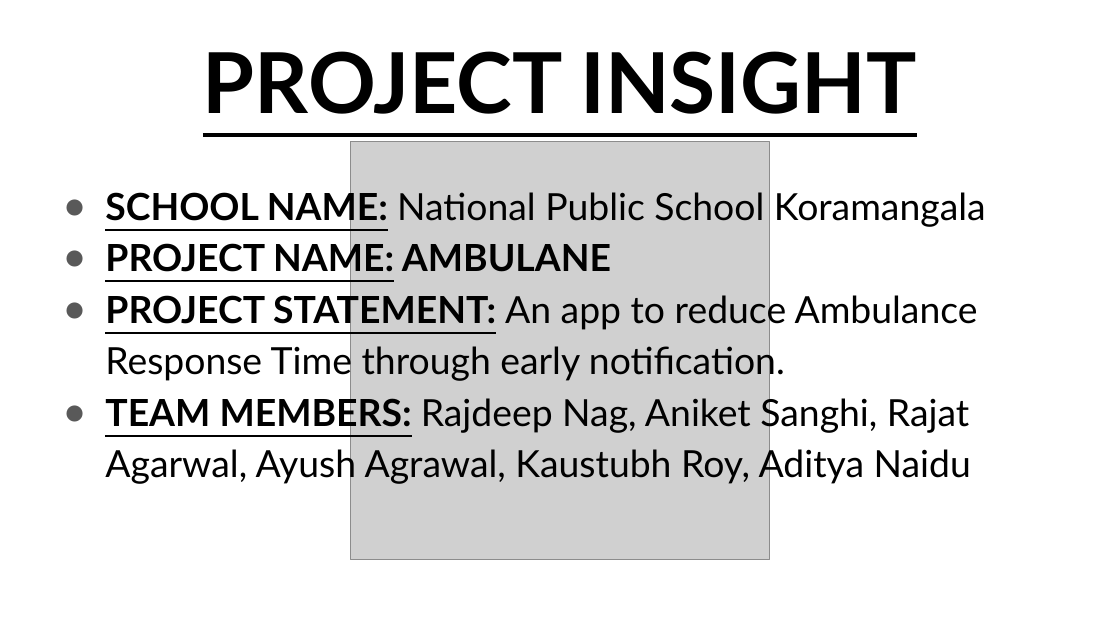
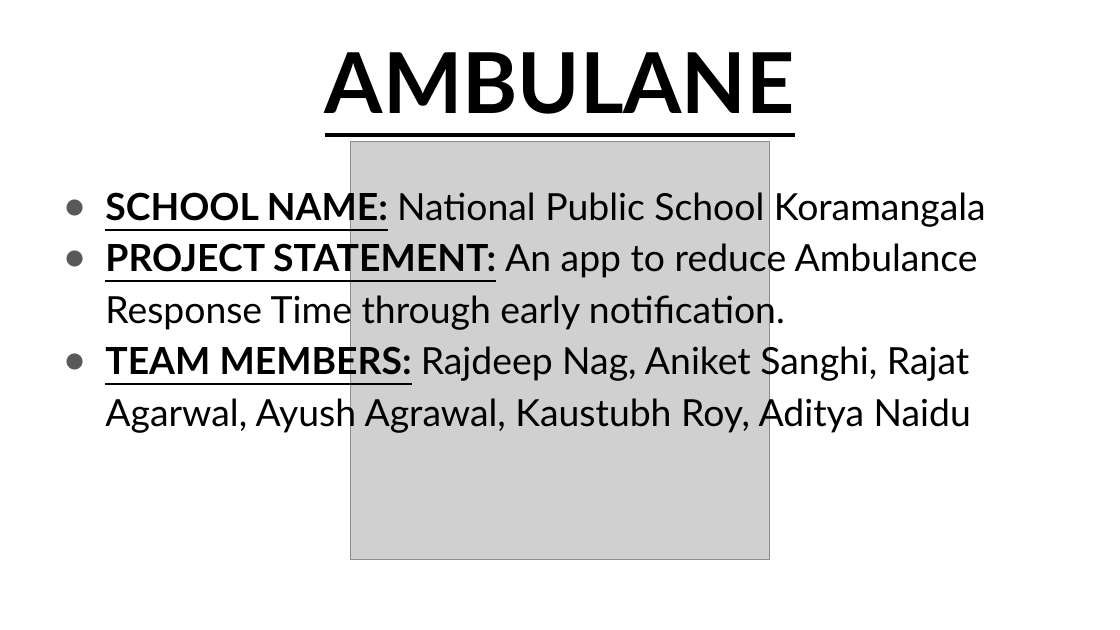
Before and after one commit to rajatagarwal457/Cisco-talent-outreach, a slide deck: slide 1 of Status report.pptx (slide 2 before the commit). Drawn at 1120x630 pixels with LibreOffice and Linux fonts; fonts in the diff are those of the drawing; grey boxes stand for pictures. Boxes give left, top, right and bottom in pixels: in the first picture for what was removed or moved away, otherwise in the second. Text is boxed around its words. In the diff, an @@ line names an element or a change of style, - is before the commit and + after.

```diff
--- a/Status report.pptx
+++ b/Status report.pptx
@@ title at [325,52,795,114]: text changed @@
-PROJECT INSIGHT
+AMBULANE
@@ text at [105,239,611,279]: paragraph removed @@
-● PROJECT NAME: AMBULANE
```
Also in this commit, not shown: 1 other slide changed, 4 slides removed.
